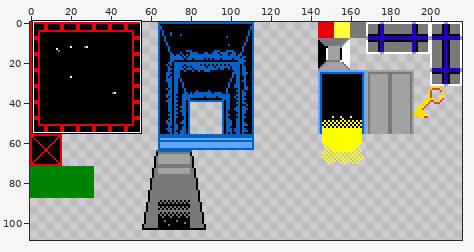
Edited in one commit: pixel-art file (Concept/tileset.aseprite). Above: a wide view before the commit, with the close-up outlined.
Close-up. Before the commit:
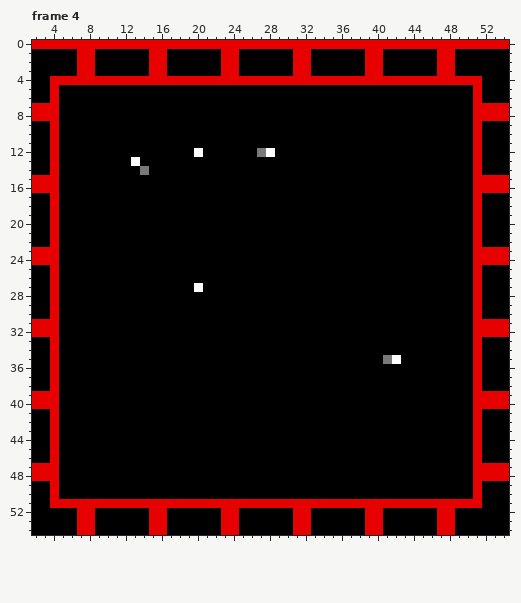
216x200 pixels, 5 frames. Colours within 5 levels of each other are drawn and written as one. Shown: frame 4: x 2..54, y 0..54. The wide view leaves out empty margins. The commit also changed other frames or places, which this record leaves out.
And afterwards:
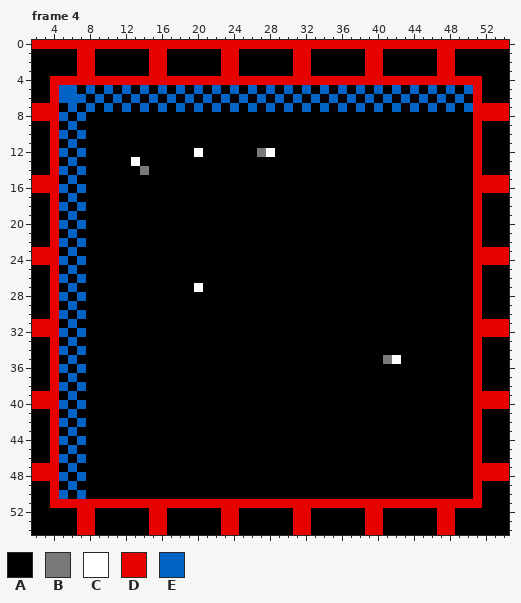
Palette (. is transparent): A #000000  B #797979  C #ffffff  D #e60000  E #0163c6
The exact change:
Frame 4, layer "Layer 1":
The author changed colour A to colour E in row 5 at x 5 to 6, 8, 10, 12, 14, 16, 18, 20, 22, 24, 26, 28, 30, 32, 34, 36, 38, 40, 42, 44, 46, 48 and 50; in row 6 at x 5 to 7, 9, 11, 13, 15, 17, 19, 21, 23, 25, 27, 29, 31, 33, 35, 37, 39, 41, 43, 45, 47 and 49; in row 7 at x 6, 8, 10, 12, 14, 16, 18, 20, 22, 24, 26, 28, 30, 32, 34, 36, 38, 40, 42, 44, 46, 48 and 50; in row 8 at x 5 and 7; in row 9 at x 6; in row 10 at x 5 and 7.
The author changed colour A to colour E in row 11 at x 6; in row 12 at x 5 and 7; in row 13 at x 6; in row 14 at x 5 and 7; in row 15 at x 6; in row 16 at x 5 and 7.
The author changed colour A to colour E in row 17 at x 6; in row 18 at x 5 and 7; in row 19 at x 6; in row 20 at x 5 and 7; in row 21 at x 6; in row 22 at x 5 and 7.
The author changed colour A to colour E in row 23 at x 6; in row 24 at x 5 and 7; in row 25 at x 6; in row 26 at x 5 and 7; in row 27 at x 6; in row 28 at x 5 and 7.
The author changed colour A to colour E in row 29 at x 6; in row 30 at x 5 and 7; in row 31 at x 6; in row 32 at x 5 and 7; in row 33 at x 6; in row 34 at x 5 and 7.
The author changed colour A to colour E in row 35 at x 6; in row 36 at x 5 and 7; in row 37 at x 6; in row 38 at x 5 and 7; in row 39 at x 6; in row 40 at x 5 and 7.
The author changed colour A to colour E in row 41 at x 6; in row 42 at x 5 and 7; in row 43 at x 6; in row 44 at x 5 and 7; in row 45 at x 6; in row 46 at x 5 and 7.
The author changed colour A to colour E in row 47 at x 6; in row 48 at x 5 and 7; in row 49 at x 6; in row 50 at x 5 and 7.
Boxes around the changes in both close-ups, in picture pixels (x1, y1, x2, y2):
changed: (59, 85, 473, 499)
